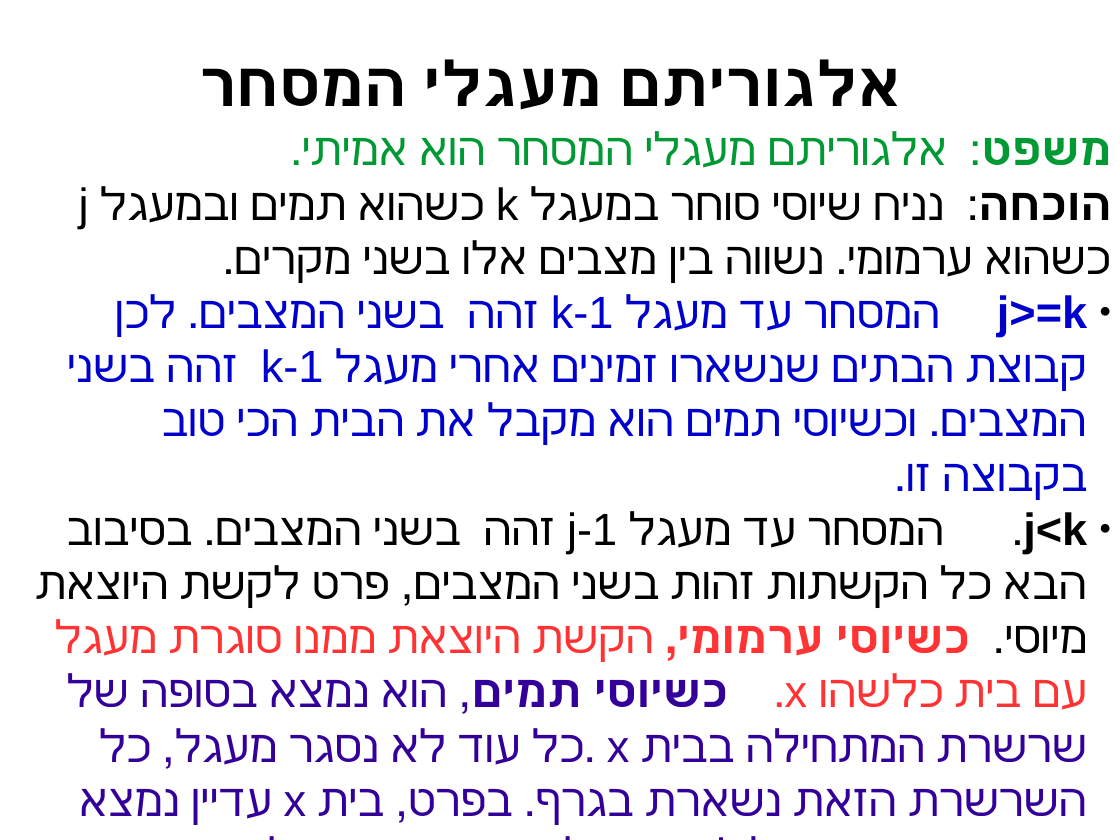
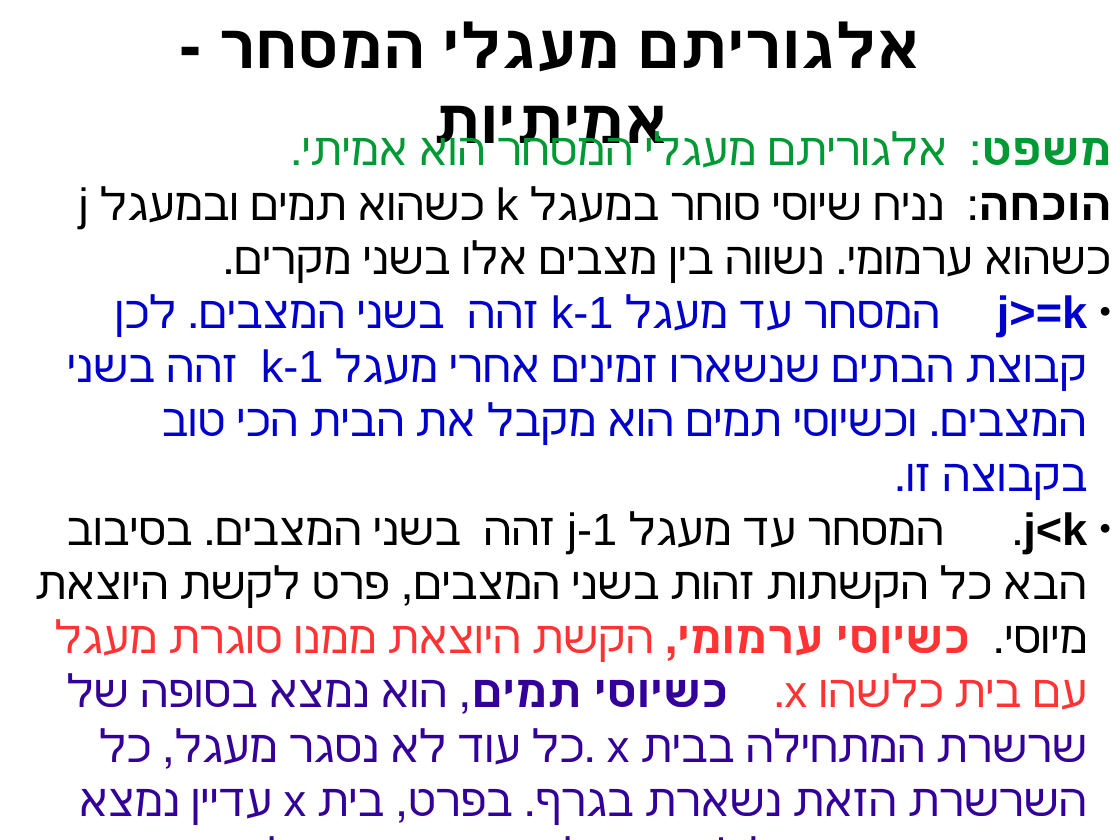
Before and after one commit to erelsgl-at-ariel/algorithms2m-5778, a slide deck: slide 7 of week02-exchanging/slides.odp (slide 9 before the commit). Drawn at 1120x840 pixels with LibreOffice and Linux fonts; fonts in the diff are those of the drawing. Boxes give left, top, right and bottom in pixels: in the first picture for what was removed or moved away, otherwise in the second. Text is boxed around its words. In the diff, an @@ line names an element or a change of style, - is before the commit and + after.

```diff
--- a/week02-exchanging/slides.odp
+++ b/week02-exchanging/slides.odp
@@ title at bbox=[638, 21, 943, 545]: text changed @@
-אלגוריתם מעגלי המסחר
+אלגוריתם מעגלי המסחר - אמיתיות
```
Also in this commit, not shown: 6 other slides changed, 8 slides added, 1 slide removed, 12 other files.
